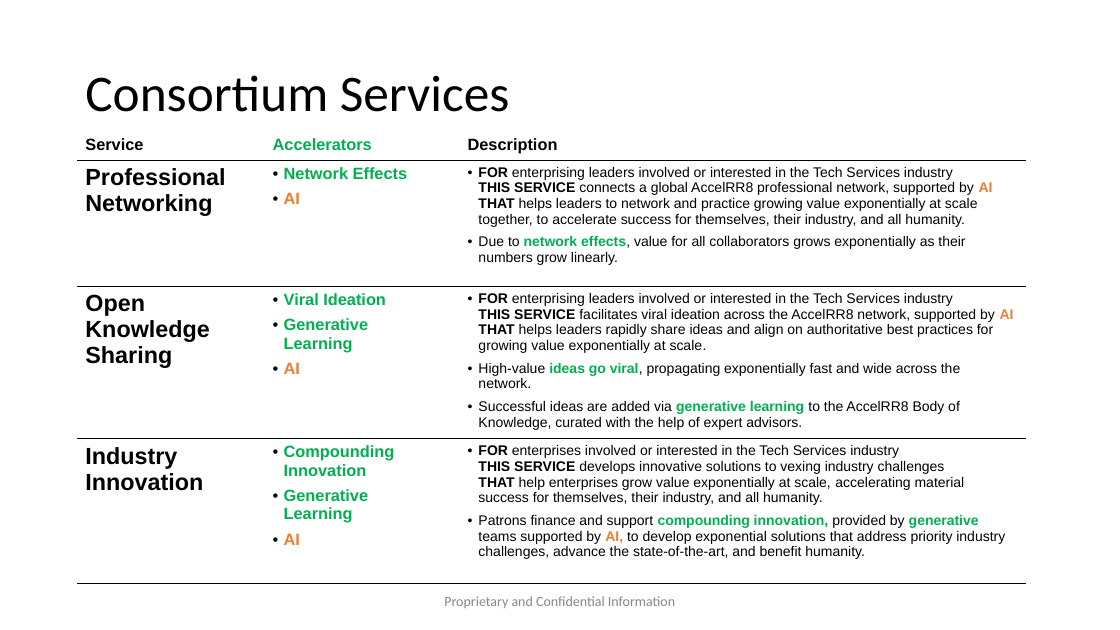
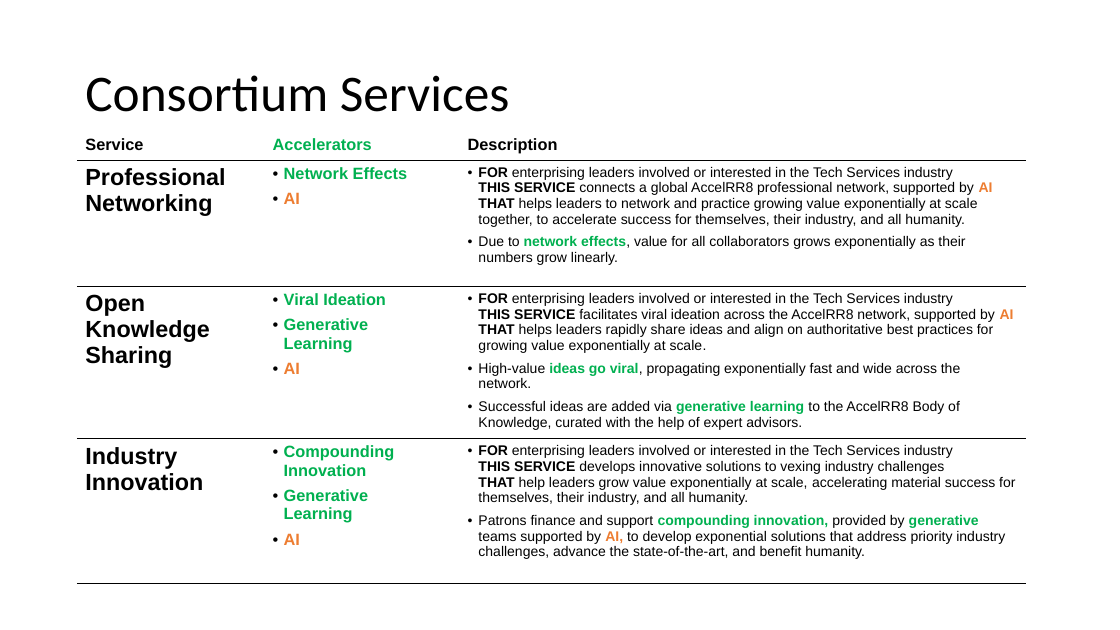
Before and after one commit to AccelRR8-Consortium-NonProfit/Management-Public, a slide deck: slide 20 of docs/1_Integration/1b_Strategy/AccelRR8 Consortium Non-Profit Organization Strategy.pptx (slide 14 before the commit). Drawn at 1120x630 pixels with LibreOffice and Linux fonts; fonts in the diff are those of the drawing; background and template pictures are left out. Boxes give left, top, right and bottom in pixels: in the first picture for what was removed or moved away, otherwise in the second. Text is boxed around its words. In the diff, an @@ line names an element or a change of style, - is before the commit and + after.

```diff
--- a/docs/1_Integration/1b_Strategy/AccelRR8 Consortium Non-Profit Organization Strategy.pptx
+++ b/docs/1_Integration/1b_Strategy/AccelRR8 Consortium Non-Profit Organization Strategy.pptx
@@ table at <box>77,131,1027,584</box> @@
-row 4, column 3: FOR enterprises involved or interested in the Tech Services industry THIS SERVICE develops innovative solutions to vexing industry challenges THAT help enterprises grow value exponentially at scale, accelerating material success for themselves, their industry, and all humanity. / Patrons finance and support compounding innovation, provided by generative teams supported by AI, to develop exponential solutions that address priority industry challenges, advance the state-of-the-art, and benefit humanity.
+row 4, column 3: FOR enterprising leaders involved or interested in the Tech Services industry THIS SERVICE develops innovative solutions to vexing industry challenges THAT help leaders grow value exponentially at scale, accelerating material success for themselves, their industry, and all humanity. / Patrons finance and support compounding innovation, provided by generative teams supported by AI, to develop exponential solutions that address priority industry challenges, advance the state-of-the-art, and benefit humanity.
@@ text removed at <box>444,596,675,608</box> @@
-Proprietary and Confidential Information
```
Also in this commit, not shown: 20 other slides changed, 8 slides removed, 35 other files.
